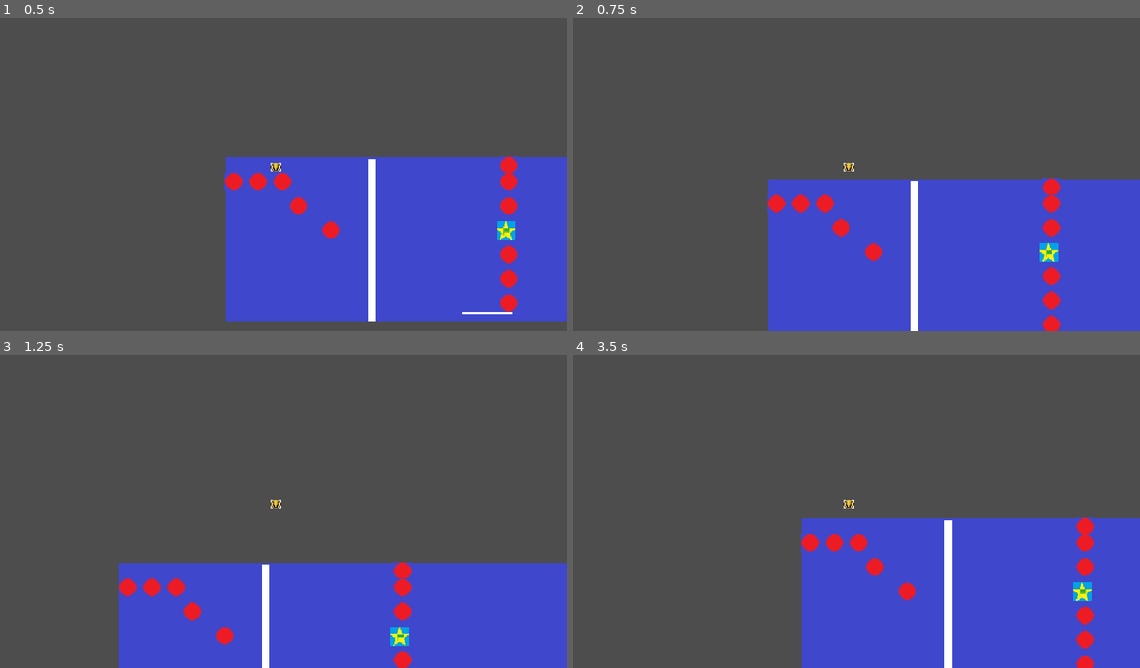
Above: before the commit, frames 1-4 (two rows, left to right).
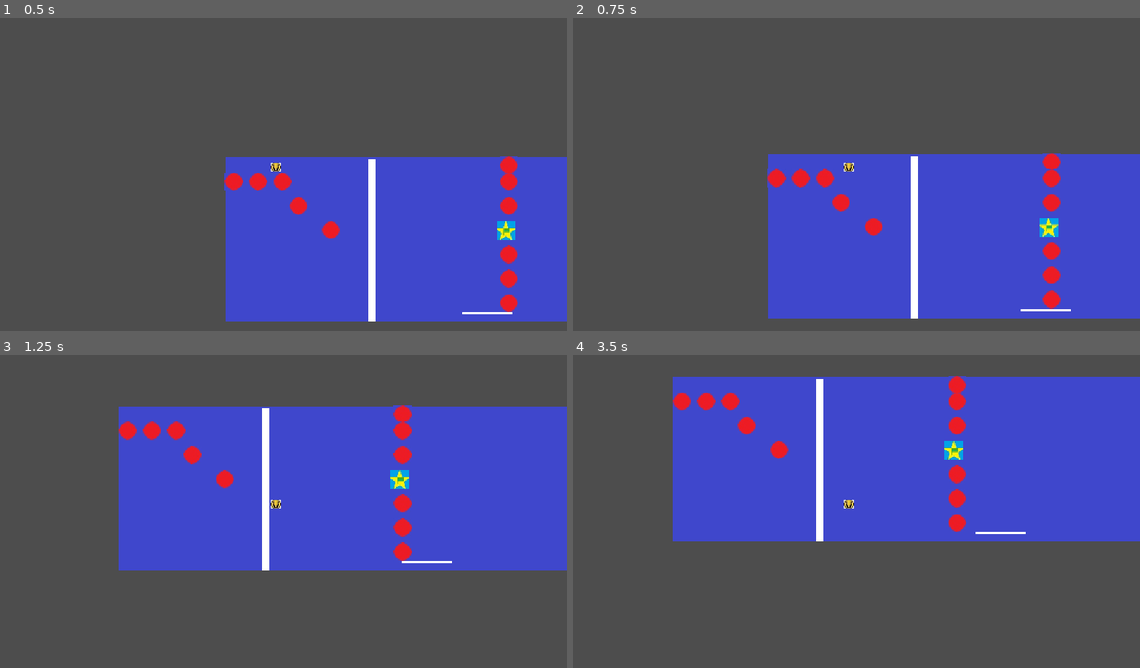
Above: after the commit, the same moments.

Repository: isobel-p/haven
Game: Godot game, scene res://game.tscn
The game is run twice, just before and just after one commit, with the same random seed, the same clock (stepped at 60 frames per second) and the same inputs.
Inputs:
- Up to frame 1 (0.5 s): no input
- Up to frame 2 (0.75 s): hold Right (right) from 0.53 s (still down); tap Up (jump) at 0.6 s
- Up to frame 3 (1.25 s): keep holding Right (right); tap Up (jump) at 0.77, 1.07 s
- Up to frame 4 (3.5 s): tap Up (jump) at 1.35, 1.52, 1.82, 2.1, 2.85, 3.02, 3.32 s; release Right (right) at 2.03 s; hold Left (left) 2.03-2.78 s; hold Right (right) from 2.78 s (still down)

Frame 1 is identical in both runs. In frame 2, 9.8% of the frame differs, in the area x 34-100%, y 43-100%; in frame 3, 64%, in the area x 20-100%, y 16-100%; in frame 4, 64%.

Commit message:
Remove jumping

Diff:
--- a/scripts/character_body_2d.gd
+++ b/scripts/character_body_2d.gd
@@ -1,8 +1,5 @@
 extends CharacterBody2D
 
-
-const SPEED = 300.0
-const JUMP_VELOCITY = -400.0
 var jumps: int = 2
 
 func _ready() -> void:
@@ -13,21 +10,21 @@
 	# Add the gravity.
 	if not is_on_floor():
 		velocity += get_gravity() * delta
-	else:
-		jumps = 2
+	#else:
+		#jumps = 2
 
-	# Handle jump.
-	if Input.is_action_just_pressed("jump") and jumps > 0:
-		velocity.y = JUMP_VELOCITY
-		jumps -= 1
+	## Handle jump.
+	#if Input.is_action_just_pressed("jump") and jumps > 0:
+		#velocity.y = -400
+		#jumps -= 1
 
 	# Get the input direction and handle the movement/deceleration.
 	# As good practice, you should replace UI actions with custom gameplay actions.
 	var direction := Input.get_axis("left", "right")
 	if direction:
-		velocity.x = direction * SPEED
+		velocity.x = direction * 300
 	else:
-		velocity.x = move_toward(velocity.x, 0, SPEED)
+		velocity.x = move_toward(velocity.x, 0, 300)
 
 	if position.y > 300:
 		position.x = 0
@@ -35,14 +32,3 @@
 
 
 	move_and_slide()
-
-func on_powerup():
-	print("powerup")
-
-
-func _on_area_2d_body_entered(body: Node2D) -> void:
-	if body is CharacterBody2D:
-		var y_delta = position.y - body.position.y
-		var x_delta = body.position.x - position.x
-		if y_delta > 130:
-			body.jump()
